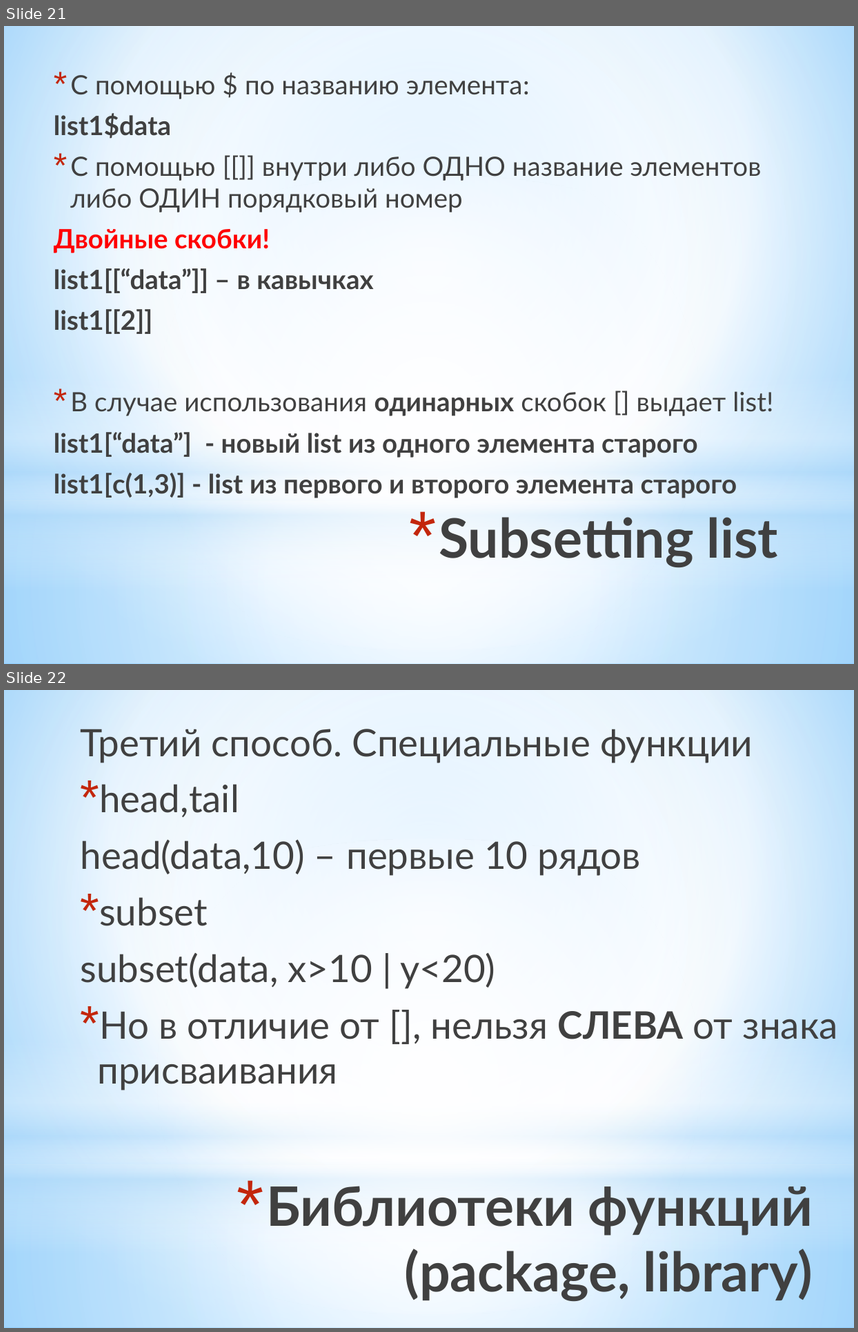
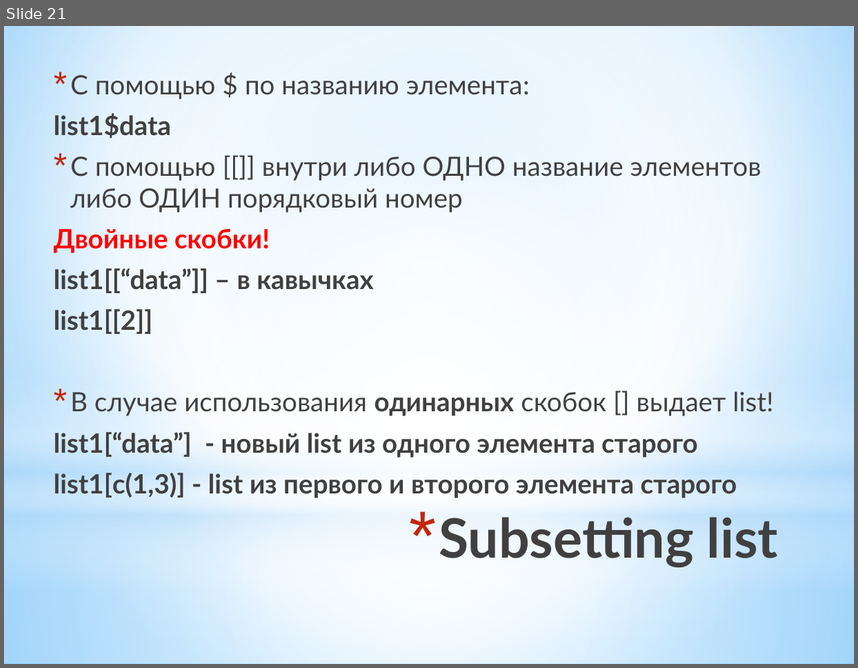
Before and after one commit to pletenev/Teaching-R, a slide deck: Введение в R.pptx. Shown one above the other, each under a label of ours: slides 21 and 22 before the commit, slide 21 after it. The pictures are 858x1332 and 858x668 pixels, drawn with LibreOffice and Linux fonts; fonts in the diff are those of the drawing. Boxes give left, top, right and bottom in pixels: in the first picture for what was removed or moved away, otherwise in the second. Text is boxed around its words. In the diff, an @@ line names an element or a change of style, - is before the commit and + after.

```diff
--- a/Введение в R.pptx
+++ b/Введение в R.pptx
@@ slide 22 removed at [4, 690, 854, 1328], background gradient #9ED5FF to #FFFFFF to #5BB9FF; not listed: 4 template elements that a slide beside it also shows @@
@@ text removed at [81, 729, 838, 1090] @@
-Третий способ. Специальные функции
-* head,tail
-head(data,10) – первые 10 рядов
-* subset
-subset(data, x>10 | y<20)
-* Но в отличие от [], нельзя СЛЕВА от знака присваивания
@@ title removed at [267, 1185, 813, 1301] @@
-* Библиотеки функций (package, library)
```
Also in this commit, not shown: 1 slide added, 4 other files.
